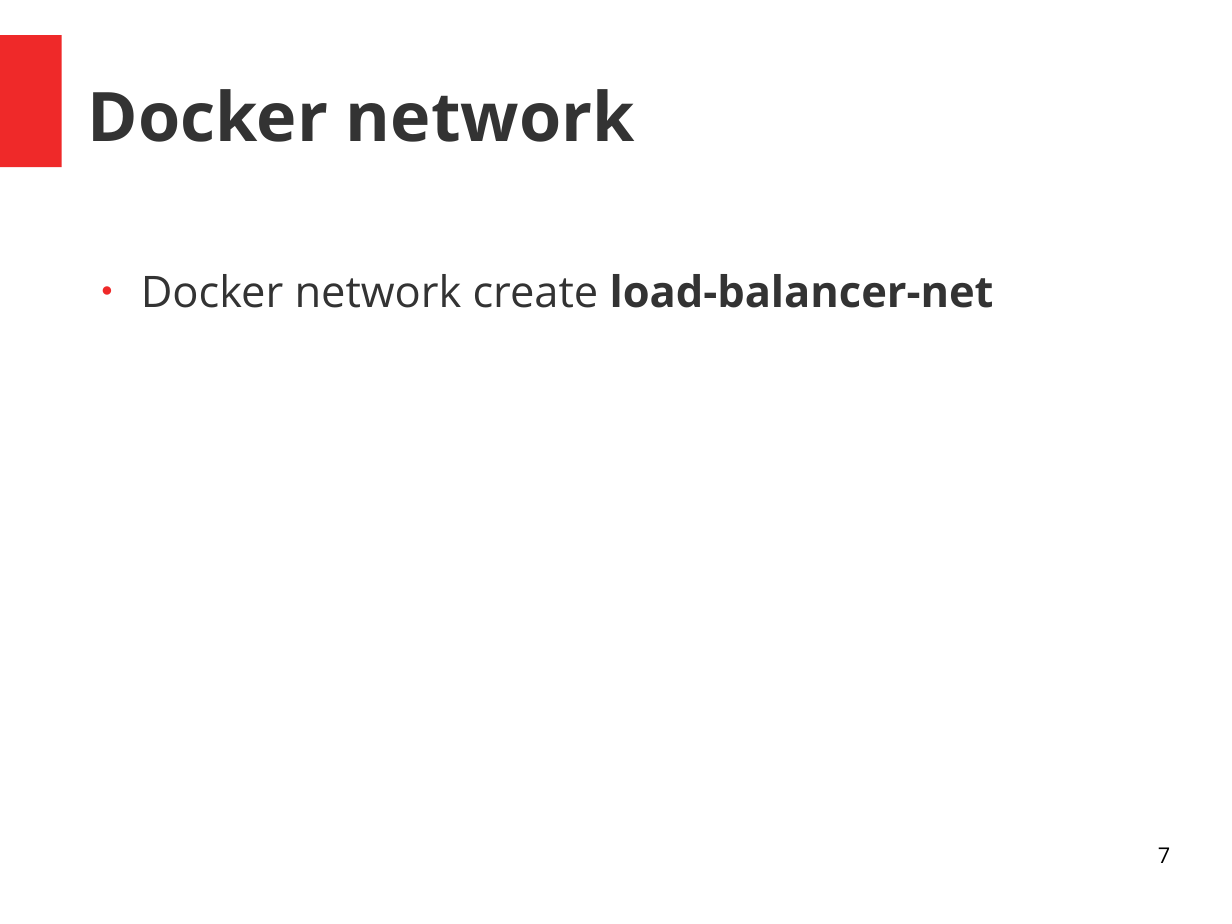
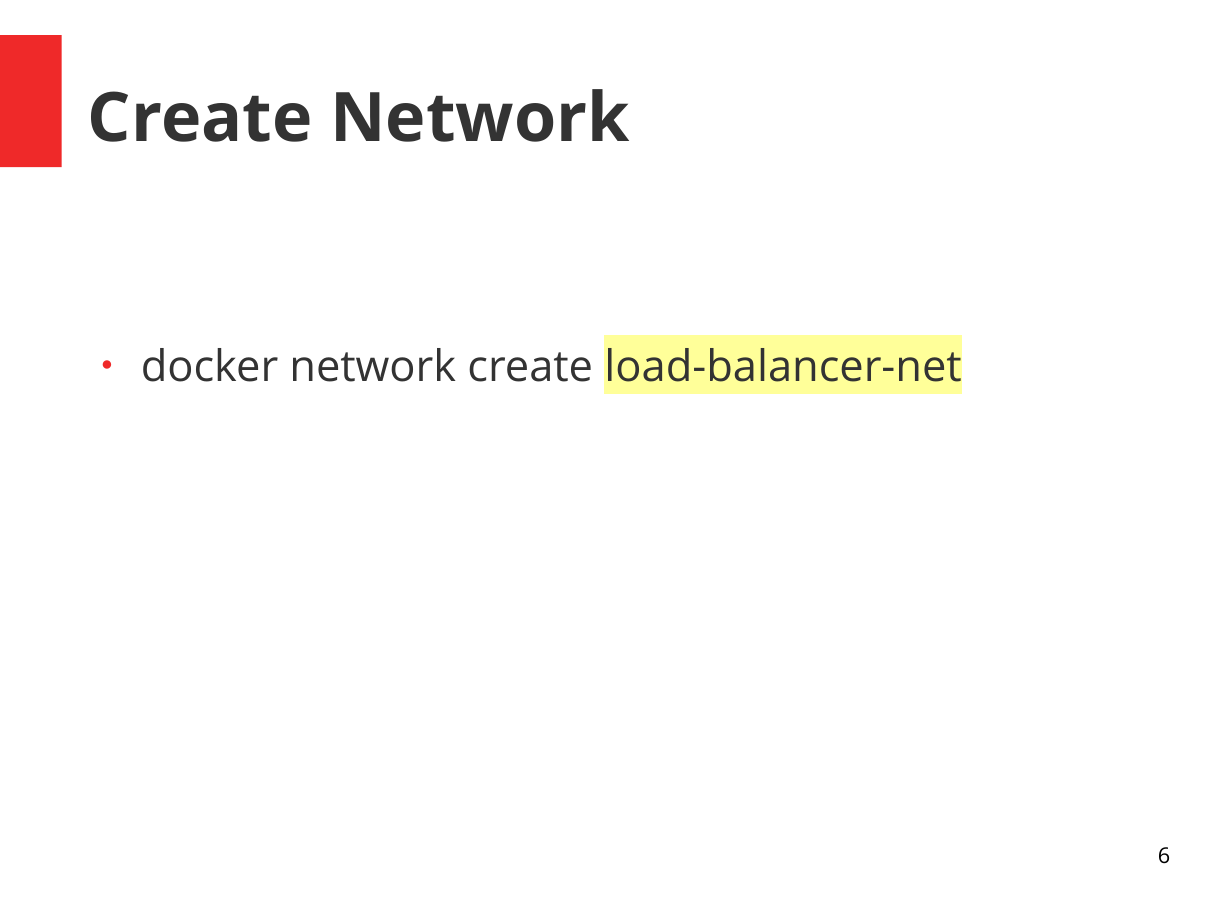
Before and after one commit to skuarch/dockerJava, a slide deck: slide 6 of dockerAndJava.odp (slide 7 before the commit). Drawn at 1232x924 pixels with LibreOffice and Linux fonts; fonts in the diff are those of the drawing. Boxes give left, top, right and bottom in pixels: in the first picture for what was removed or moved away, otherwise in the second. Text is boxed around its words. In the diff, an @@ line names an element or a change of style, - is before the commit and + after.

```diff
--- a/dockerAndJava.odp
+++ b/dockerAndJava.odp
@@ title at (x1=88, y1=89, x2=629, y2=142): text changed @@
-Docker network
+Create Network
@@ text at (x1=141, y1=348, x2=961, y2=382): text changed @@
-● Docker network create load-balancer-net
+● docker network create load-balancer-net
@@ page number at (x1=1158, y1=847, x2=1170, y2=864): text changed @@
-7
+6
```
Also in this commit, not shown: 1 other slide changed, 6 slides added, 2 slides removed, 10 other files.
